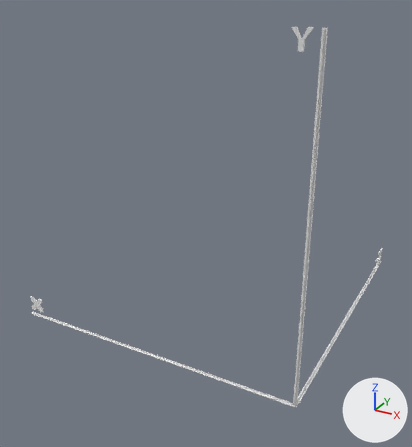
The OBJ model models/pivot.obj as it was, and as the next commit left it.
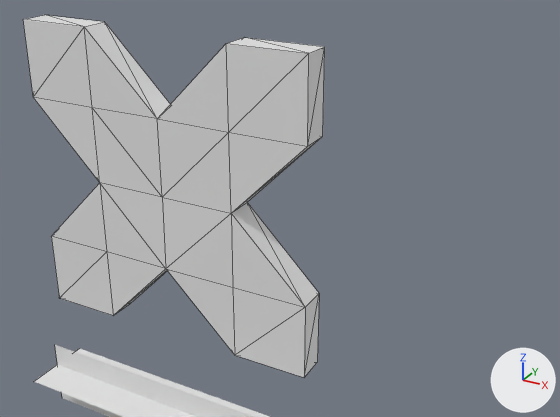
Old and new are each drawn whole from a camera (50 mm lens) standing at (0.774, -2.439, 2.208) and looking at (-0.998, 0.783, 0.597) and again close up from a camera (50 mm lens) standing at (-1.781, -0.175, 0.175) and looking at (-1.872, -0.01, 0.093). Every picture has the same lights, and +X, +Y and +Z are marked at lower right. The close-ups show mesh edges as thin lines. Where no turn or scale is listed for an object, it has been applied to the vertices.

The first close-up shows 'pivot'.
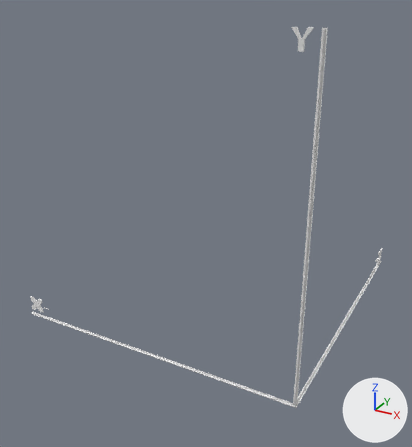
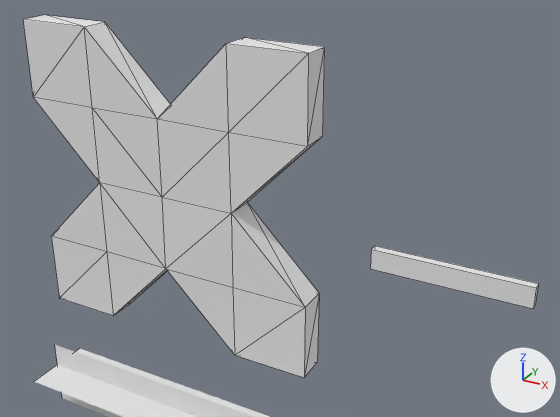
Pixel boxes (x1, y1, x2, y2) of what changed, in the close-ups (560 x 417 px):
'pivot', reshaped: before (23, 15, 325, 417); after (23, 15, 538, 417)
part 1 of me_pivot, added: after (370, 246, 538, 309)

What the commit changed:
Material 'None' (mat_none) is new.
Its base color is (0.8, 0.8, 0.8) (white #e7e7e7).
Its roughness is 1.0.
me_pivot has 142 vertices, 232 faces and spans x -1.97..0.01, y -0.01..1.99, z -0.01..2.0.
me_pivot is used by ob_pivot; location (0.0, 0.0, 0.0).
me_pivot part 1: a new loose piece, a box spanning x -1.8513..-1.807, y 0.0039..0.0063, z 0.0734..0.0795, in mat_none (white #e7e7e7).
me_pivot now uses material mat_none (white #e7e7e7).
